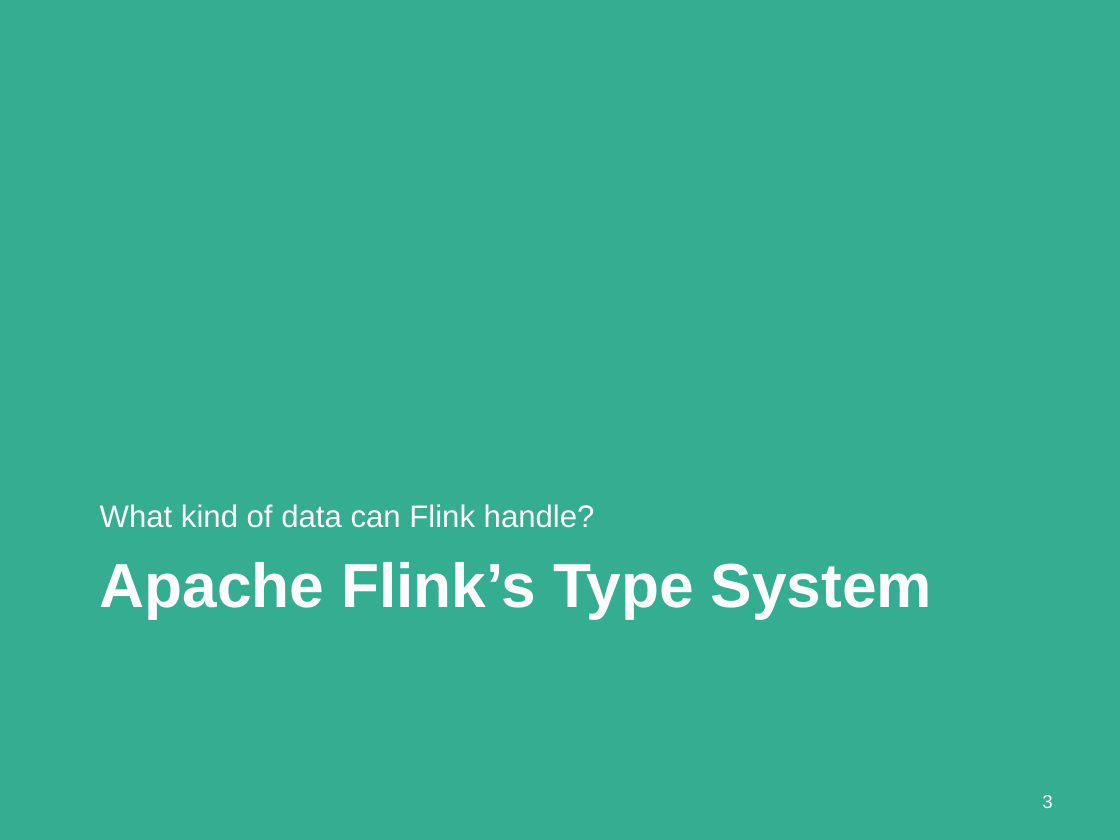
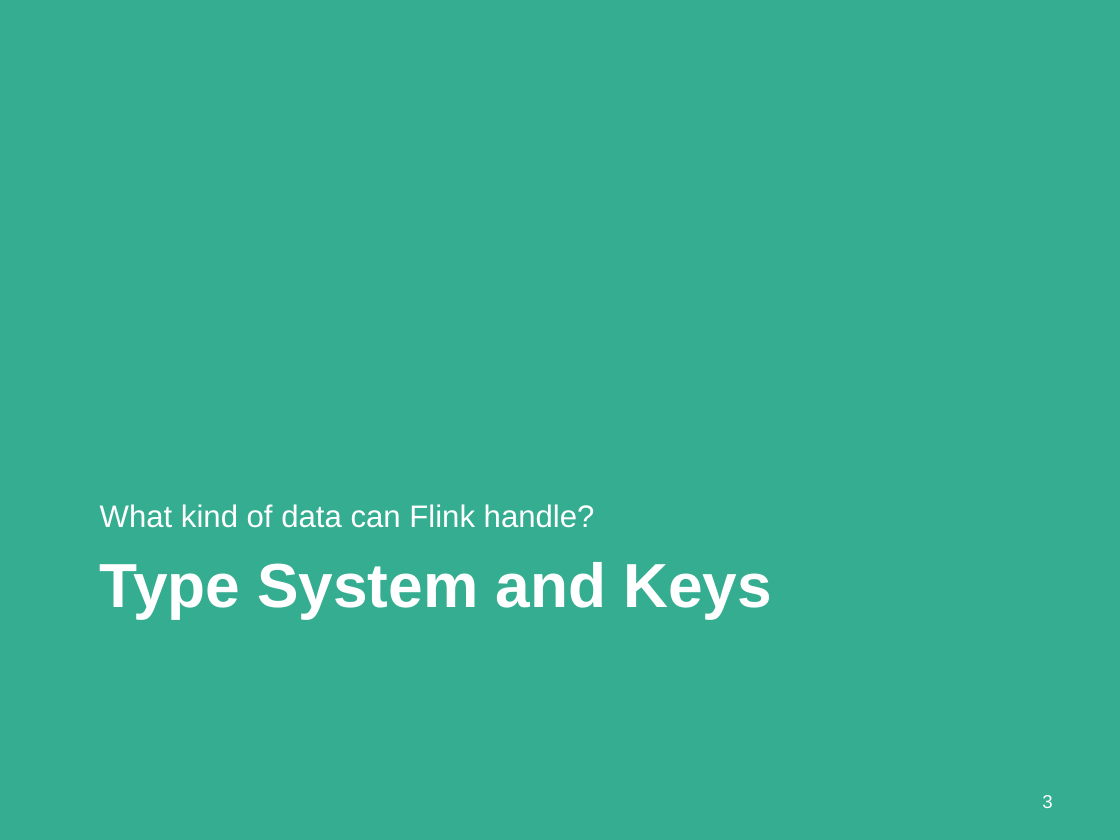
Before and after one commit to dataArtisans/flink-training-web, a slide deck: slide 3 of slides/flink_batch_advanced.pptx. Drawn at 1120x840 pixels with LibreOffice and Linux fonts; fonts in the diff are those of the drawing. Boxes give left, top, right and bottom in pixels: in the first picture for what was removed or moved away, otherwise in the second. Text is boxed around its words. In the diff, an @@ line names an element or a change of style, - is before the commit and + after.

Commit message:
Updated DataSet Advanced slides and Table API slides

```diff
--- a/slides/flink_batch_advanced.pptx
+++ b/slides/flink_batch_advanced.pptx
@@ title at [100,562,773,618]: text changed @@
-Apache Flink’s Type System
+Type System and Keys
```
Also in this commit, not shown: 1 other file.
